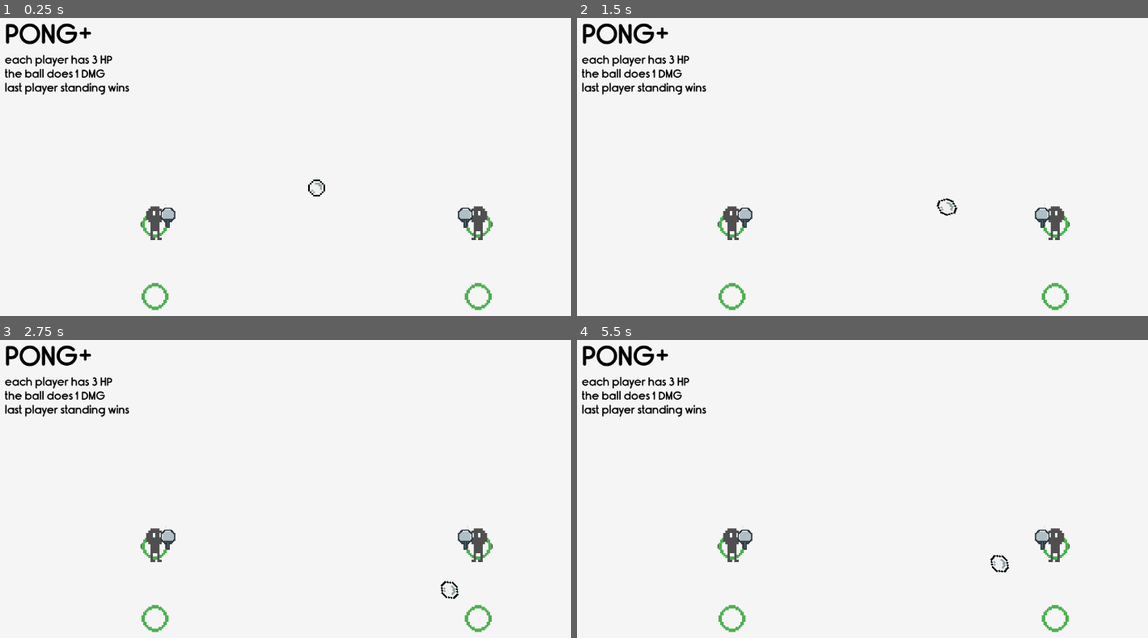
Above: before the commit, frames 1-4 (two rows, left to right).
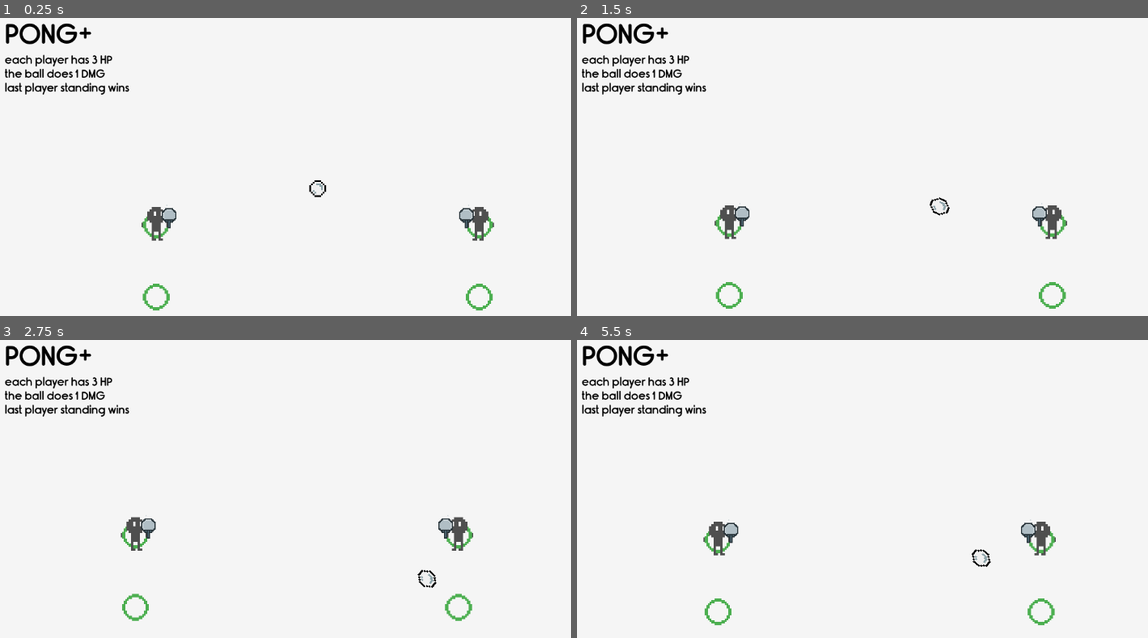
Above: after the commit, the same moments.

Repository: xharris/pongplus
Game: Godot game, scene res://game/game.tscn
Two runs of this game, one before a commit and one after it. Both use one fixed random seed, a clock stepped at 60 frames per second and the inputs below.
Inputs:
- Up to frame 1 (0.25 s): no input
- Up to frame 2 (1.5 s): no input
- Up to frame 3 (2.75 s): no input
- Up to frame 4 (5.5 s): no input

The runs differ from the first frame. In frame 1, 0.8% of the frame differs, in the area x 24-87%, y 54-99%; in frame 2, 1.3%; in frame 3, 2.2%, in the area x 21-87%, y 58-99%; in frame 4, 2.1%.

Commit message:
entity/config tweaks

Diff:
--- a/components/camera/camera.gd
+++ b/components/camera/camera.gd
@@ -13,8 +13,9 @@
         return
     var canvas_xform = Transform2D.IDENTITY
     var view_center = root.get_viewport().get_visible_rect().size / 2
-    # calculate focal point
     var focal_point_offset: Vector2
+    var total_time_scale: float
+    var time_scale_count: int
     for c: Camera in root.get_tree().get_nodes_in_group(Groups.CAMERA):
         if not c.is_visible_in_tree():
             continue
@@ -23,6 +24,14 @@
         # use camera as a focal point
         if c.is_focal_point:
             focal_point_offset -= lerp(Vector2.ZERO, c.global_position - view_center, c.focal_point_weight)
+        # only include cameras that want to modify time scale
+        if c.time_scale != 1:
+            total_time_scale += c.time_scale
+            time_scale_count += 1
+    if time_scale_count > 0:
+        Engine.time_scale = total_time_scale / time_scale_count
+    else:
+        Engine.time_scale = 1
     if focal_point_enabled:
         var focal_xform = Transform2D.IDENTITY.translated(focal_point_offset)
         total_transform = total_transform.interpolate_with(focal_xform, _delta * focal_speed)
@@ -38,6 +47,7 @@
 ## [code]0.5[/code] is halfway between both[br]
 ## [code]1.0[/code] is camera node location[br]
 @export var focal_point_weight: float = 0.2
+var time_scale: float = 1.0
 
 var _log = Logger.new("camera")
 var _shake_t: float = 0
--- a/components/missile/missile.gd
+++ b/components/missile/missile.gd
@@ -32,7 +32,7 @@
 var _debug_control_point: Vector2
 var curve: Curve2D
 var curve_side: CurveSide = CurveSide.TOP
-var curve_angle_offset: float = 35
+var curve_angle_offset: float = 50
 var _curve_dir_sign: int = 1
 
 func accept(v: Visitor):
@@ -72,7 +72,7 @@
         CurveSide.BOT:
             dir_sign = (1 if global_position < target_position else -1) * -1
         CurveSide.MID:
-            new_curve_distance = clampf(new_curve_distance, -10, 10)
+            new_curve_distance /= 2
     var control_angle = angle_to - \
         deg_to_rad(dir_sign * (90 + curve_angle_offset))
     var control_point = midpoint + \
--- a/resources/vfx_test/vfx_test.tscn
+++ b/entities/vfx_test/vfx_test.tscn
@@ -1,6 +1,6 @@
 [gd_scene load_steps=6 format=3 uid="uid://bmwmfll804yiy"]
 
-[ext_resource type="Script" uid="uid://dxc7pgfn6an5k" path="res://resources/vfx_test/vfx_test.gd" id="1_b3e4w"]
+[ext_resource type="Script" uid="uid://dxc7pgfn6an5k" path="res://entities/vfx_test/vfx_test.gd" id="1_b3e4w"]
 [ext_resource type="PackedScene" uid="uid://c748xn105dplb" path="res://components/vfx_speedy/vfx_speedy.tscn" id="2_yaurb"]
 [ext_resource type="Script" uid="uid://c170bwxxiw32g" path="res://components/vfx_speedy/vfx_speedy_config.gd" id="3_21m5m"]
 [ext_resource type="Texture2D" uid="uid://capqpmjce2lnl" path="res://entities/ball/ball.png" id="3_d2hm8"]
@@ -14,8 +14,8 @@
 script = ExtResource("1_b3e4w")
 
 [node name="VfxSpeedy" parent="." instance=ExtResource("2_yaurb")]
-position = Vector2(-38.0624, 0)
-scale = Vector2(1.15213, 0.972341)
+position = Vector2(-53.5084, 0)
+scale = Vector2(2.23571, 0.775326)
 config = SubResource("Resource_d2hm8")
 
 [node name="Sprite2D" type="Sprite2D" parent="VfxSpeedy"]
--- a/levels/title/title.gd
+++ b/levels/title/title.gd
@@ -4,5 +4,4 @@
 func _ready() -> void:
     super._ready()
     _log.debug("start")
-    Camera.focal_point_enabled = false
     PlayerPlatform.connect_vertically()
Renamed: resources/vfx_test/vfx_test.gd -> entities/vfx_test/vfx_test.gd
Renamed: resources/vfx_test/vfx_test.gd.uid -> entities/vfx_test/vfx_test.gd.uid
